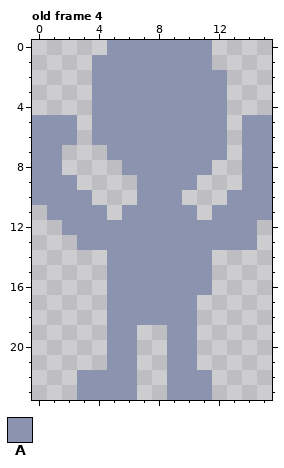
Pixel-art file -- development assets/placeholder-player.aseprite. Above, as it was before the edit.
16x24 pixels, 4 frames. Shown: old frame 4. The commit also changed other frames, which this record leaves out.
Palette (. is transparent): A #8b93af
Pixels before, old frame 4, first column x 0:
 0 .....AAAAAAA....
 1 ....AAAAAAAA....
 2 ....AAAAAAAAA...
 3 ....AAAAAAAAA...
 4 ....AAAAAAAAA...
 5 AAA.AAAAAAAAA.AA
 6 AAA.AAAAAAAAA.AA
 7 AA...AAAAAAAA.AA
 8 AA....AAAAAA..AA
 9 AAA....AAAA...AA
10 AAAA...AAA...AAA
11 .AAAA.AAAAA.AAAA
12 ..AAAAAAAAAAAAA.
13 ...AAAAAAAAAAAA.
14 .....AAAAAAA....
15 .....AAAAAAA....
16 .....AAAAAAA....
17 .....AAAAAA.....
18 .....AAAAAA.....
19 .....AA..AA.....
20 .....AA..AA.....
21 .....AA..AA.....
22 ...AAAA..AAA....
23 ...AAAA..AAA....
After the commit:
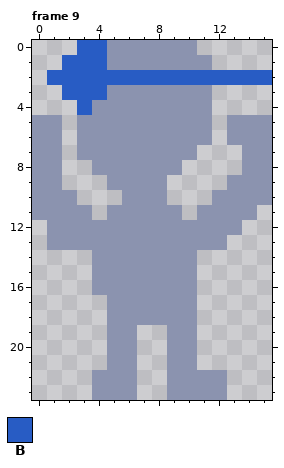
Colours new in this view: B #285cc4
A new or re-ordered frame is compared with the old frame closest to it.
The exact change:
frames 4 -> 9
Changed rows in their new state; - is an unchanged pixel.
Frame 9 is new; against old frame 4:
first column x 0:
 0 ---BB------.----
 1 --BBB-----------
 2 -BBBBBBBBBBBBBBB
 3 --BBB-------.---
 4 ---B--------.---
 5 --.A--------.A--
 6 --.A--------.A--
 7 ---AA------..---
 8 ----AA----..----
 9 --.--AA--..--A--
10 ---.--A--.--A---
11 A---.A----.A---.
12 -A------------.-
13 -AA----------..-
14 ----A------.----
15 ----A------.----
16 ----A------.----
first column x 3:
22 .--------A
23 .--------A
